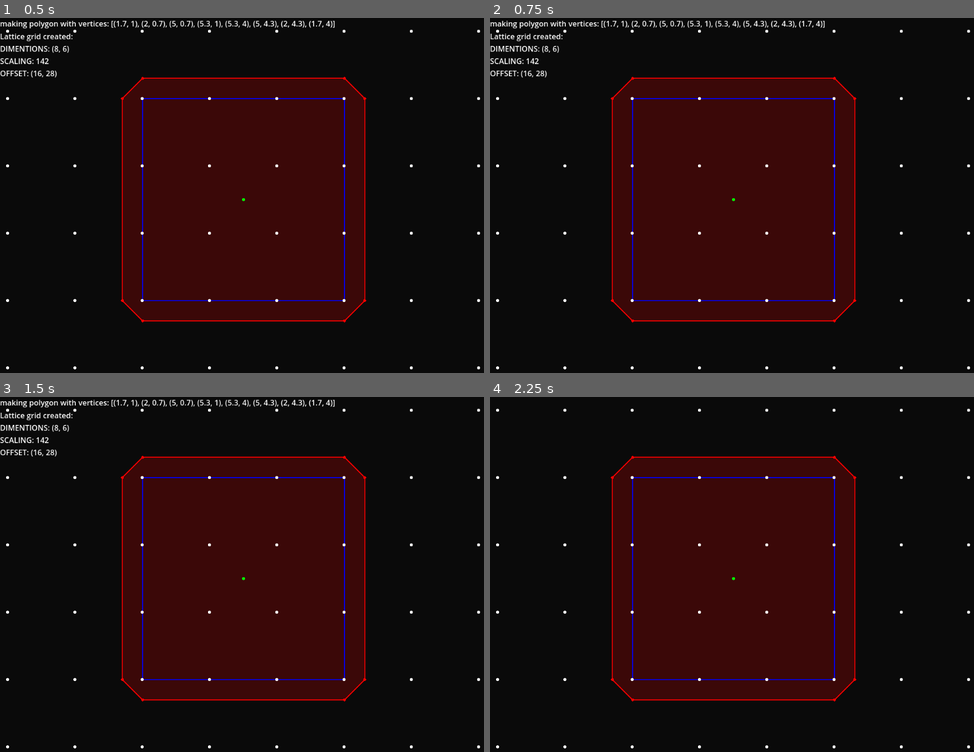
Above: before the commit, frames 1-4 (two rows, left to right).
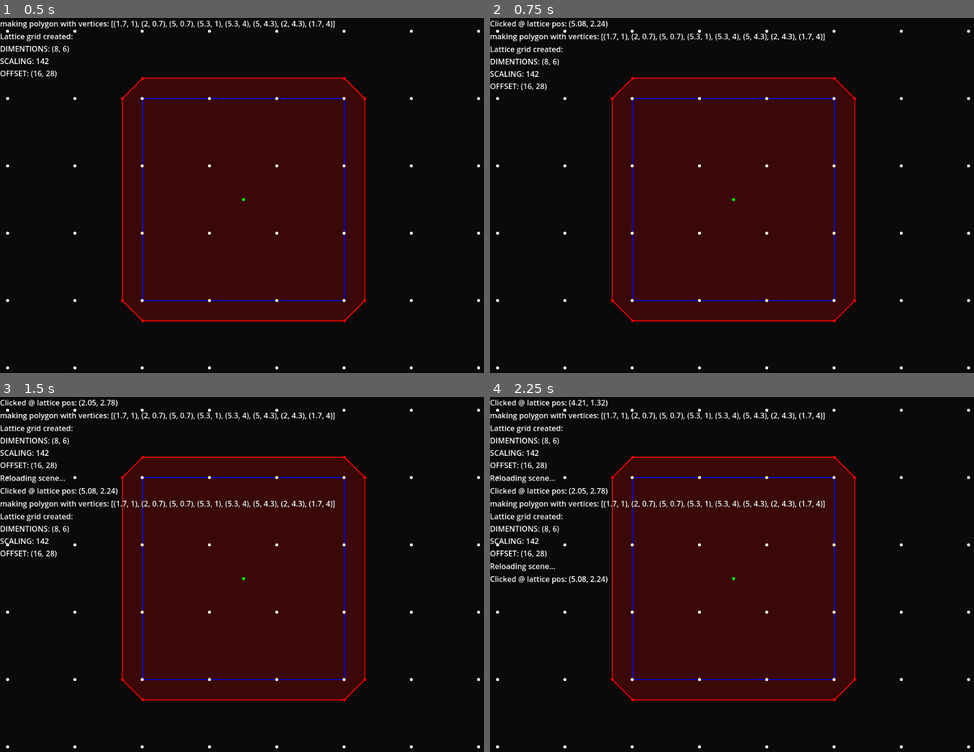
Above: after the commit, the same moments.

Repository: bigkwii/cutting-plane-game-2
Game: Godot game, scene res://scenes/testing/test.tscn
Two runs of this game, one before a commit and one after it. Both use one fixed random seed, a clock stepped at 60 frames per second and the inputs below. The project has no main scene, so this scene is started directly.
Inputs (mouse positions are in pixels of both pictures, inside the frame that each line leads up to):
- Up to frame 1 (0.5 s): no input
- Up to frame 2 (0.75 s): tap Enter at 0.5 s; move the mouse to (838, 181) at 0.52 s; press the mouse at (838, 181) at 0.53 s
- Up to frame 3 (1.5 s): tap R (reset, bound only after the commit) at 1.25 s; move the mouse to (145, 595) at 1.27 s; release the mouse at (145, 595) at 1.28 s; click (145, 595) at 1.35 s
- Up to frame 4 (2.25 s): tap R (reset, bound only after the commit) at 2 s; move the mouse to (780, 499) at 2.02 s; press the mouse at (780, 499) at 2.03 s

Frame 1 is identical in both runs. In frame 2, 1.8% of the frame differs, in the area x 0-70%, y 0-21%; in frame 3, 3.2%, in the area x 0-70%, y 0-46%; in frame 4, 3.0%.

Commit message:
starting cutting tests

Diff:
--- a/autoload/debug.gd
+++ b/autoload/debug.gd
@@ -1,4 +1,5 @@
 extends Node
+## Debug logging and other utilities.
 
 @onready var canvas_layer  = CanvasLayer.new()
 @onready var container = VBoxContainer.new()
--- /dev/null
+++ b/autoload/defaults.gd
@@ -0,0 +1,9 @@
+extends Node
+## Default global variables.
+## [br][br]
+## (Default values chosen to match demo)
+
+@export var DIMENTIONS: Vector2 = Vector2(8, 6)
+@export var SCALING: int = 142
+@export var OFFSET: Vector2 = Vector2(16, 28)
+@export var COLOR: Color = Color(0.8, 0.8, 0.8)
--- a/project.godot
+++ b/project.godot
@@ -17,6 +17,7 @@
 [autoload]
 
 DEBUG="*res://autoload/debug.gd"
+DEFAULTS="*res://autoload/defaults.gd"
 
 [display]
 
@@ -24,6 +25,19 @@
 window/size/viewport_height=768
 window/stretch/mode="viewport"
 
+[input]
+
+reset={
+"deadzone": 0.5,
+"events": [Object(InputEventKey,"resource_local_to_scene":false,"resource_name":"","device":-1,"window_id":0,"alt_pressed":false,"shift_pressed":false,"ctrl_pressed":false,"meta_pressed":false,"pressed":false,"keycode":0,"physical_keycode":82,"key_label":0,"unicode":114,"echo":false,"script":null)
+]
+}
+mouse1={
+"deadzone": 0.5,
+"events": [Object(InputEventMouseButton,"resource_local_to_scene":false,"resource_name":"","device":-1,"window_id":0,"alt_pressed":false,"shift_pressed":false,"ctrl_pressed":false,"meta_pressed":false,"button_mask":1,"position":Vector2(123, 15),"global_position":Vector2(127, 56),"factor":1.0,"button_index":1,"canceled":false,"pressed":true,"double_click":false,"script":null)
+]
+}
+
 [rendering]
 
 environment/defaults/default_clear_color=Color(0.0392157, 0.0392157, 0.0392157, 1)
--- a/scenes/testing/convex_integer_hull.gd
+++ b/scenes/testing/convex_integer_hull.gd
@@ -6,13 +6,10 @@
 ## The vertices of the convex integer hull, in lattice coords.
 @export var convex_integer_hull: PackedVector2Array = []
 
-# !!!!!!!!!!!!!!!!!!!!!!!!!!!!!!!!!!!!!!!!!!!!!!!!!!
-# !!! TODO: SERIOUSLY, PUT THESE IN AN AUTOLOAD  !!!
-# !!!!!!!!!!!!!!!!!!!!!!!!!!!!!!!!!!!!!!!!!!!!!!!!!!
 ## The scaling factor for the hull.
-var SCALING: int = 142
+var SCALING: int = DEFAULTS.SCALING
 ## The offset for the hull.
-var OFFSET: Vector2 = Vector2(16, 28)
+var OFFSET: Vector2 = DEFAULTS.OFFSET
 
 # Called when the node enters the scene tree for the first time.
 func _ready():
--- a/scenes/testing/lattice_grid.gd
+++ b/scenes/testing/lattice_grid.gd
@@ -5,12 +5,11 @@
 
 # -- vars --
 ## Dimensions of the grid. How many rows and columns of lattice points.
-@export var DIMENTIONS: Vector2 = Vector2(8, 6)
-## Scaling factor for the lattice points. To convert from lattice coordinates to screen coordinates. (Default value chosen to match demo)
-@export var SCALING: int = 142
-## Offset from the game origin to the grid origin. (Default value chosen to match demo)
-@export var OFFSET: Vector2 = Vector2(16, 28)
-# TODO: MAYBE MAKE THESE VARIABLES GLOBAL? AN AUTOLOAD SCRIPT WITH THE VARS AND FUNCTIONS TO CONVERT BETWEEN LATTICE AND SCREEN COORDINATES?
+@export var DIMENTIONS: Vector2 = DEFAULTS.DIMENTIONS
+## Scaling factor for the lattice points. To convert from lattice coordinates to screen coordinates.
+@export var SCALING: int = DEFAULTS.SCALING
+## Offset from the game origin to the grid origin.
+@export var OFFSET: Vector2 = DEFAULTS.OFFSET
 
 # -- preloaded scenes --
 @onready var LATTICE_POINT_SCENE = preload("res://scenes/testing/lattice_point.tscn")
--- a/scenes/testing/polygon.gd
+++ b/scenes/testing/polygon.gd
@@ -2,12 +2,10 @@
 ## A polygon. Made out of PolyPoint nodes.
 
 # -- vars --
-## Scaling factor for the lattice points. To convert from lattice coordinates to screen coordinates. (Default value chosen to match demo)
-@export var SCALING: int = 142
-## Offset from the game origin to the grid origin. (Default value chosen to match demo)
-@export var OFFSET: Vector2 = Vector2(16, 28)
-# TODO: please just make them global variables
-
+## Scaling factor for the lattice points. To convert from lattice coordinates to screen coordinates.
+@export var SCALING: int = DEFAULTS.SCALING
+## Offset from the game origin to the grid origin.
+@export var OFFSET: Vector2 = DEFAULTS.OFFSET
 ## The color of the polygon. Borders are solid, fill is semi-transparent.
 @export var color: Color = Color(1, 0, 0)
 
--- a/scenes/testing/polygon.tscn
+++ b/scenes/testing/polygon.tscn
@@ -6,10 +6,6 @@
 
 [node name="polygon" type="Node2D"]
 script = ExtResource("1_f3ty0")
-SCALING = null
-OFFSET = null
-color = null
-initial_vertices = null
 
 [node name="verts" type="Node2D" parent="."]
 
--- a/scenes/testing/test.gd
+++ b/scenes/testing/test.gd
@@ -1,5 +1,11 @@
 extends Node2D
 
+# -- vars --
+var EPSILON = 0.01
+
+# -- child nodes --
+@onready var LATTICE_GRID = $lattice_grid
+@onready var POLYGON = $polygon
 
 # Called when the node enters the scene tree for the first time.
 func _ready():
@@ -9,3 +15,14 @@
 # Called every frame. 'delta' is the elapsed time since the previous frame.
 func _process(delta):
 	pass
+
+func _input(event):
+	# reload scene if reset input is pressed
+	if event.is_action_pressed("reset"):
+		DEBUG.log("Reloading scene...")
+		get_tree().reload_current_scene()
+	# print click position
+	if event.is_action_pressed("mouse1"):
+		if event.pressed:
+			var clicked_lattice_pos = snapped( (get_global_mouse_position() - DEFAULTS.OFFSET) / DEFAULTS.SCALING , Vector2(EPSILON, EPSILON) )
+			DEBUG.log( "Clicked @ lattice pos: " + str( clicked_lattice_pos ) )
--- a/scenes/testing/test.tscn
+++ b/scenes/testing/test.tscn
@@ -11,4 +11,5 @@
 
 [node name="polygon" parent="." instance=ExtResource("3_dbcd7")]
 position = Vector2(1, 0)
+color = Color(1, 0, 0, 1)
 initial_vertices = Array[Vector2]([Vector2(1.7, 1), Vector2(2, 0.7), Vector2(5, 0.7), Vector2(5.3, 1), Vector2(5.3, 4), Vector2(5, 4.3), Vector2(2, 4.3), Vector2(1.7, 4)])
Not shown, changed: NOTES.md
